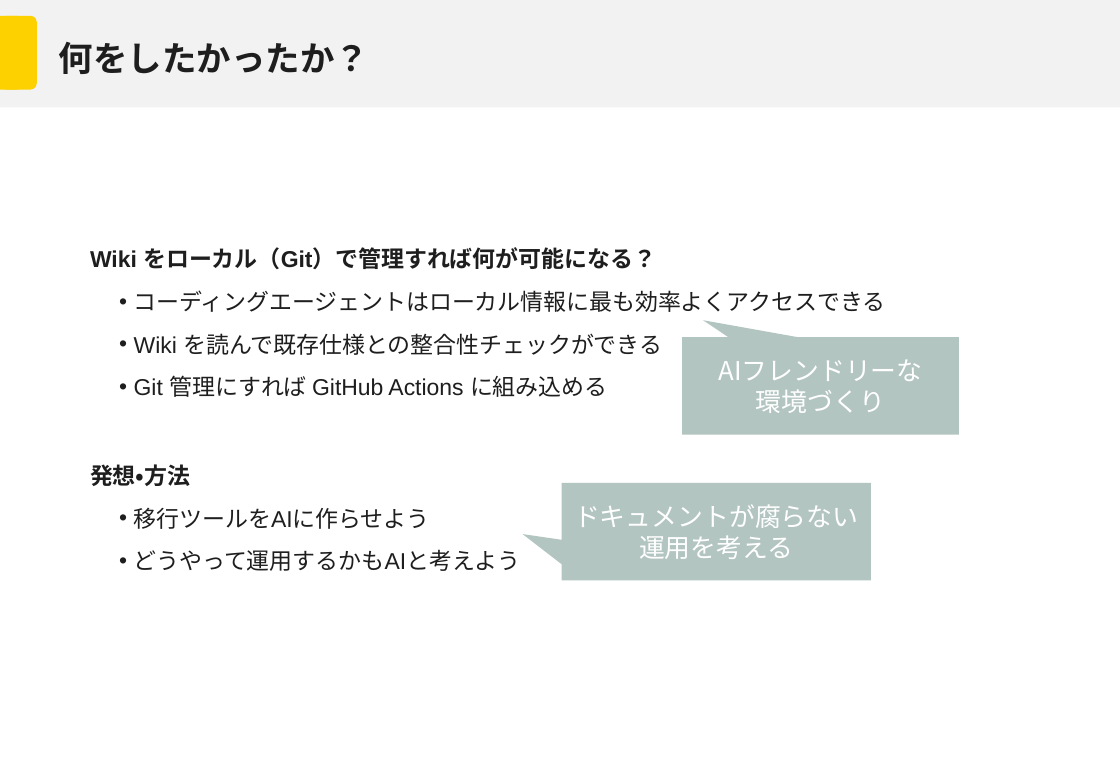
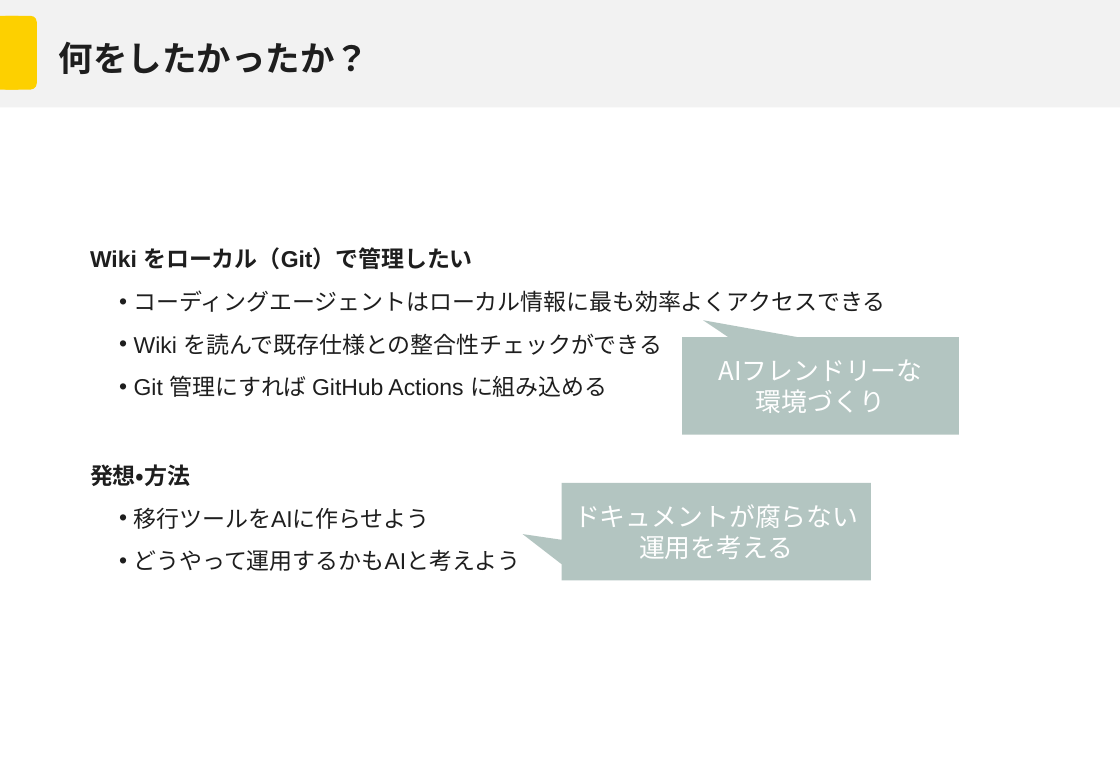
Before and after one commit to Mori-Taiki/Presentation, a slide deck: slide 5 of TechMeeting202604/techmeeting20260406.pptx. Drawn at 1120x775 pixels with LibreOffice and Linux fonts; fonts in the diff are those of the drawing; background and template pictures are left out. Boxes give left, top, right and bottom in pixels: in the first picture for what was removed or moved away, otherwise in the second. Text is boxed around its words. In the diff, an @@ line names an element or a change of style, - is before the commit and + after.

```diff
--- a/TechMeeting202604/techmeeting20260406.pptx
+++ b/TechMeeting202604/techmeeting20260406.pptx
@@ text at (90, 247, 473, 269): text changed @@
-Wiki をローカル（Git）で管理すれば何が可能になる？
+Wiki をローカル（Git）で管理したい
```
Also in this commit, not shown: 15 other slides changed, 5 slides added, 1 slide removed.
